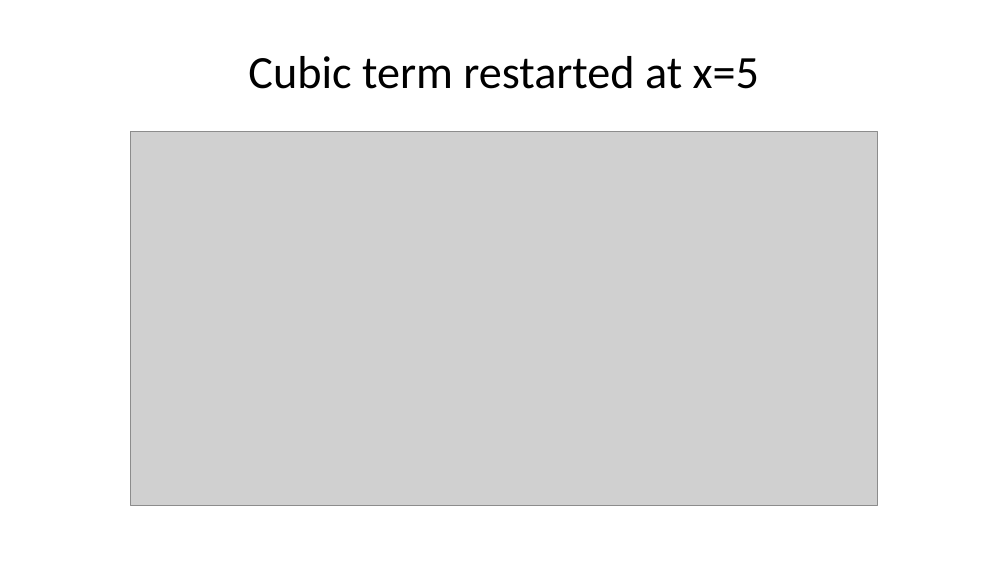
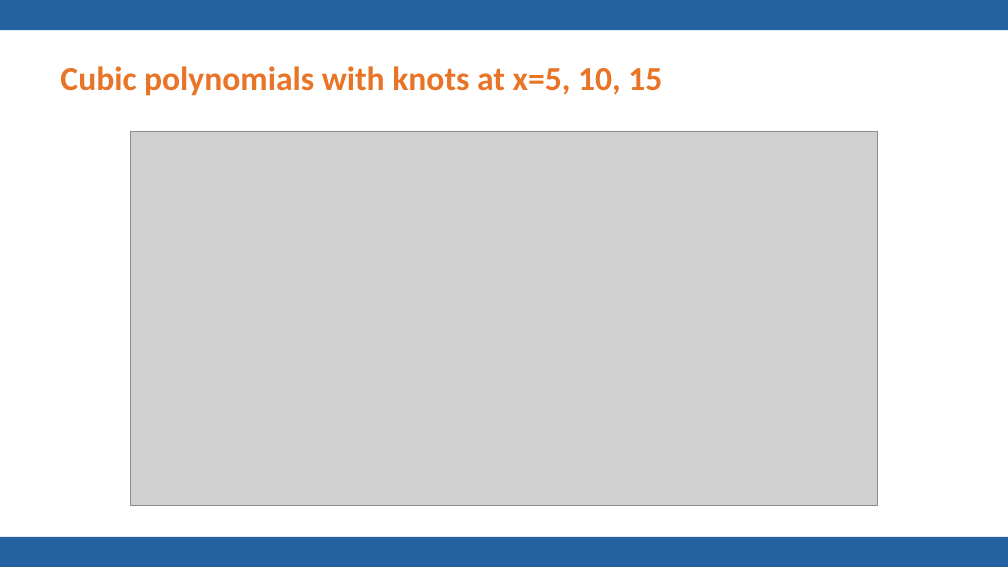
Before and after one commit to pmean/talks, a slide deck: slide 38 of splines/results/splines-slides-and-speaker-notes.pptx (slide 43 before the commit). Drawn at 1008x567 pixels with LibreOffice and Linux fonts; fonts in the diff are those of the drawing; grey boxes stand for pictures; background and template pictures are left out. Boxes give left, top, right and bottom in pixels: in the first picture for what was removed or moved away, otherwise in the second. Text is boxed around its words. In the diff, an @@ line names an element or a change of style, - is before the commit and + after.

```diff
--- a/splines/results/splines-slides-and-speaker-notes.pptx
+++ b/splines/results/splines-slides-and-speaker-notes.pptx
@@ rectangle added at <box>0,0,1008,30</box>, fill #2361A1 @@
@@ title at <box>60,66,662,96</box>: text changed; size 33 to 24 pt; text colour #000000 to #E87427; bold on @@
-Cubic term restarted at x=5
+Cubic polynomials with knots at x=5, 10, 15
@@ rectangle added at <box>0,537,1008,567</box>, fill #2361A1 @@
```
Also in this commit, not shown: 71 other slides changed, 22 slides added, 32 slides removed, 9 other files.
